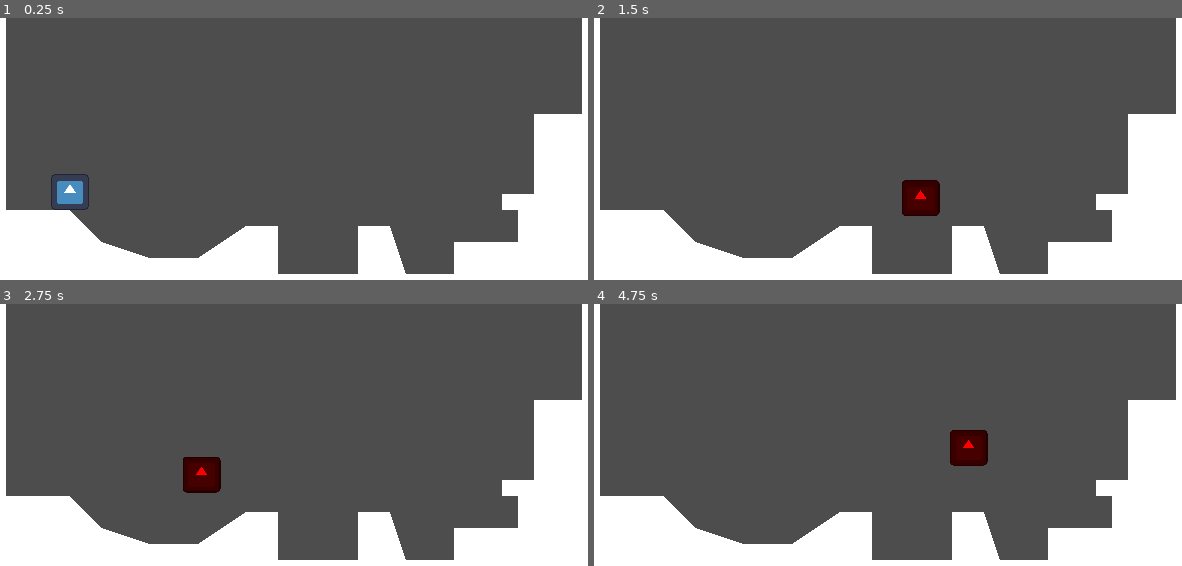
Above: before the commit, frames 1-4 (two rows, left to right).
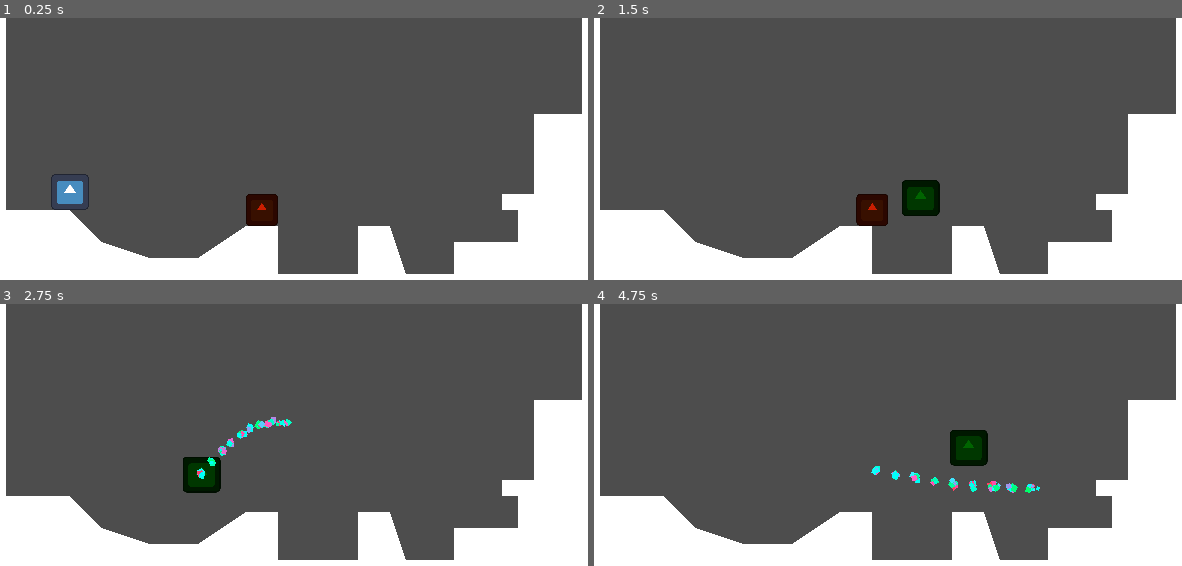
Above: after the commit, the same moments.

Repository: elderaka/internpro
Game: Godot game, scene res://World/test_world.tscn
Two runs of this game, one before a commit and one after it. Both use one fixed random seed, a clock stepped at 60 frames per second and the inputs below. The engine's default icon, where the game draws it, is replaced by a stand-in: a white triangle on a blue panel in a dark square.
Inputs (mouse positions are in pixels of both pictures, inside the frame that each line leads up to):
- Up to frame 1 (0.25 s): no input
- Up to frame 2 (1.5 s): tap Enter (ui_accept) at 0.5, 0.77, 0.8, 1.07, 1.35 s; move the mouse to (1011, 180) at 0.52 s; press the mouse at (1011, 180) at 0.53 s; hold Right (ui_right) from 0.53 s (still down); move the mouse to (746, 217) at 1.27 s; release the mouse at (746, 217) at 1.28 s
- Up to frame 3 (2.75 s): tap Enter (ui_accept) at 1.52, 1.82, 2.3 s; click (152, 503) at 1.55 s; move the mouse to (341, 403) at 2.02 s; release Right (ui_right) at 2.03 s; press the mouse at (341, 403) at 2.03 s; hold Left (ui_left) from 2.03 s (still down)
- Up to frame 4 (4.75 s): move the mouse to (840, 555) at 2.77 s; release Left (ui_left) at 2.78 s; release the mouse at (840, 555) at 2.78 s; hold Right (ui_right) 2.78-4.28 s; click (840, 555) at 2.85 s; tap Enter (ui_accept) at 3.02, 3.32, 3.6, 3.77, 4.07, 4.52 s; move the mouse to (1064, 537) at 3.52 s; move the mouse to (682, 429) at 4.27 s; hold Left (ui_left) from 4.28 s (still down); click (682, 429) at 4.35 s

The runs differ from the first frame. In frame 1, 0.7% of the frame differs, in the area x 41-48%, y 67-80%; in frame 2, 1.5%, in the area x 44-59%, y 61-80%; in frame 3, 1.2%; in frame 4, 1.3%.
Error after the commit: Invalid assignment of property or key 'transform' with value of type 'Transform2D' on a base object of type 'null instance'. (res://World/Player/player.gd:85)

Commit message:
Enemies
Added simple enemies and projectile to test how shooting works. Not that polished or great but doable.

Diff:
--- /dev/null
+++ b/World/DefaultPlayerMovement.tres
@@ -0,0 +1,12 @@
+[gd_resource type="Resource" script_class="PlayerMovementData" load_steps=2 format=3 uid="uid://daqddfix00vyf"]
+
+[ext_resource type="Script" path="res://World/PlayerMovementData.gd" id="1_c05sj"]
+
+[resource]
+script = ExtResource("1_c05sj")
+speed = 150.0
+acceleration = 800.0
+friction = 1000.0
+jump_velocity = -300.0
+gravity_scale = 1.0
+air_resistance = 200.0
--- /dev/null
+++ b/World/Enemy1Movement.tres
@@ -0,0 +1,10 @@
+[gd_resource type="Resource" script_class="EnemyMovementData" load_steps=2 format=3 uid="uid://dn5lp3g6jhokp"]
+
+[ext_resource type="Script" path="res://World/EnemyMovementData.gd" id="1_n0xaq"]
+
+[resource]
+script = ExtResource("1_n0xaq")
+speed = 75.0
+acceleration = 1000.0
+friction = 1000.0
+gravity_scale = 1.0
--- /dev/null
+++ b/World/EnemyMovementData.gd
@@ -0,0 +1,7 @@
+class_name EnemyMovementData
+extends Resource
+
+@export var speed = 150.0
+@export var acceleration = 800.0
+@export var friction = 1000.0
+@export var gravity_scale = 1.0
--- a/World/Player/player.gd
+++ b/World/Player/player.gd
@@ -1,15 +1,18 @@
 extends CharacterBody2D
 
 
-const SPEED = 150.0
-const ACCELERATION = 800.0
-const FRICTION = 1000.0
-const JUMP_VELOCITY = -300.0
+@export var movement_data : PlayerMovementData
+@export var Bullet : PackedScene
 
 # Get the gravity from the project settings to be synced with RigidBody nodes.
 var gravity = ProjectSettings.get_setting("physics/2d/default_gravity")
 @onready var timer = $Timer
 @onready var sprite_2d = $Sprite2D
+@onready var hold = $Hold
+@onready var muzzle = $Marker2D/Muzzle
+@onready var marker_2d = $Marker2D
+
+var aiming = false
 
 
 func _physics_process(delta):
@@ -18,6 +21,7 @@
 	var direction = Input.get_axis("ui_left", "ui_right")
 	handle_acceleration(direction, delta)
 	apply_friction(direction, delta)
+	apply_air_resistance(direction, delta)
 	update_sprite(direction)
 	var was_on_floor = is_on_floor()
 	move_and_slide()
@@ -25,25 +29,41 @@
 	if just_left_ledge:
 		timer.start()
 
+	marker_2d.look_at(get_global_mouse_position())
+
+	if Input.is_action_pressed("Shoot"):
+		if not aiming:
+			spawnBullet()
+			aiming = true
+		else:
+			aim()
+	elif Input.is_action_just_released("Shoot"):
+		shoot()
+		aiming = false
+
 func apply_gravity(delta):
 	if not is_on_floor():
-		velocity.y += gravity * delta
+		velocity.y += gravity * movement_data.gravity_scale * delta
 
 func handle_jump():
 	if is_on_floor() or timer.time_left:
 		if Input.is_action_just_pressed("ui_accept"):
-			velocity.y = JUMP_VELOCITY
+			velocity.y = movement_data.jump_velocity
 	if not is_on_floor():
-		if Input.is_action_just_released("ui_accept") and velocity.y < JUMP_VELOCITY / 2:
-			velocity.y = JUMP_VELOCITY / 2
+		if Input.is_action_just_released("ui_accept") and velocity.y < movement_data.jump_velocity / 2:
+			velocity.y = movement_data.jump_velocity / 2
 
 func handle_acceleration(direction, delta):
 	if direction != 0 :
-		velocity.x = move_toward(velocity.x, SPEED * direction, ACCELERATION * delta)
+		velocity.x = move_toward(velocity.x, movement_data.speed * direction, movement_data.acceleration * delta)
 
 func apply_friction(direction, delta):
-	if direction == 0:
-		velocity.x = move_toward(velocity.x, 0, FRICTION * delta)
+	if direction == 0 and is_on_floor():
+		velocity.x = move_toward(velocity.x, 0, movement_data.friction * delta)
+
+func apply_air_resistance(direction, delta):
+	if direction == 0 and not is_on_floor():
+		velocity.x = move_toward(velocity.x, 0, movement_data.air_resistance * delta)
 
 func update_sprite(direction):
 	if direction != 0:
@@ -52,4 +72,22 @@
 		sprite_2d.self_modulate = Color.WHITE
 
 	if not is_on_floor():
-		sprite_2d.self_modulate = Color.RED
+		sprite_2d.self_modulate = Color.DARK_GREEN
+
+func spawnBullet():
+	var b = Bullet.instantiate()
+	add_child(b)
+	b.transform = marker_2d.transform
+	b.speed = 0
+
+func aim():
+	var b = $Projectile
+	b.transform = marker_2d.transform
+
+func shoot():
+	var b = $Projectile
+	remove_child(b)
+	owner.add_child(b)
+	b.speed = 300
+	b.transform = marker_2d.transform
+	b.global_position = muzzle.global_position
--- a/World/Player/player.tscn
+++ b/World/Player/player.tscn
@@ -1,15 +1,21 @@
-[gd_scene load_steps=4 format=3 uid="uid://q5yetob6f52p"]
+[gd_scene load_steps=6 format=3 uid="uid://q5yetob6f52p"]
 
 [ext_resource type="Script" path="res://World/Player/player.gd" id="1_aa5cq"]
 [ext_resource type="Texture2D" uid="uid://88t1elds7jx0" path="res://icon.svg" id="1_jalrq"]
+[ext_resource type="Resource" uid="uid://daqddfix00vyf" path="res://World/DefaultPlayerMovement.tres" id="2_davsx"]
+[ext_resource type="PackedScene" uid="uid://tq84lvm16ah1" path="res://World/Player/projectile.tscn" id="3_8c6n1"]
 
 [sub_resource type="RectangleShape2D" id="RectangleShape2D_ekmf4"]
 size = Vector2(18, 18)
 
 [node name="Player" type="CharacterBody2D"]
+position = Vector2(0, -8)
+collision_layer = 2
 floor_constant_speed = true
 floor_snap_length = 3.0
 script = ExtResource("1_aa5cq")
+movement_data = ExtResource("2_davsx")
+Bullet = ExtResource("3_8c6n1")
 
 [node name="Sprite2D" type="Sprite2D" parent="."]
 position = Vector2(1.19209e-07, 0)
@@ -17,9 +23,16 @@
 texture = ExtResource("1_jalrq")
 
 [node name="CollisionShape2D" type="CollisionShape2D" parent="."]
-visible = false
 shape = SubResource("RectangleShape2D_ekmf4")
 
 [node name="Timer" type="Timer" parent="."]
 wait_time = 0.1
 one_shot = true
+
+[node name="Marker2D" type="Marker2D" parent="."]
+
+[node name="Muzzle" type="Marker2D" parent="Marker2D"]
+position = Vector2(8, 0)
+
+[node name="Hold" type="Timer" parent="."]
+one_shot = true
--- /dev/null
+++ b/World/Player/projectile.tscn
@@ -0,0 +1,42 @@
+[gd_scene load_steps=4 format=3 uid="uid://tq84lvm16ah1"]
+
+[ext_resource type="Script" path="res://World/Projectile.gd" id="1_gh70u"]
+
+[sub_resource type="CircleShape2D" id="CircleShape2D_gtdhu"]
+radius = 5.0
+
+[sub_resource type="ParticleProcessMaterial" id="ParticleProcessMaterial_fhtfi"]
+emission_shape = 1
+emission_sphere_radius = 2.0
+particle_flag_disable_z = true
+spread = 99.95
+gravity = Vector3(0, -90, 0)
+orbit_velocity_min = 0.0
+orbit_velocity_max = 0.0
+linear_accel_min = 77.89
+linear_accel_max = 77.89
+radial_accel_min = -55.51
+radial_accel_max = 41.33
+angle_min = -181.9
+angle_max = 469.1
+scale_max = 3.0
+color = Color(0.141176, 1, 1, 1)
+hue_variation_min = -0.21
+hue_variation_max = 0.23
+
+[node name="Projectile" type="Area2D"]
+collision_layer = 8
+collision_mask = 5
+script = ExtResource("1_gh70u")
+metadata/_edit_group_ = true
+
+[node name="CollisionShape2D" type="CollisionShape2D" parent="."]
+shape = SubResource("CircleShape2D_gtdhu")
+
+[node name="GPUParticles2D" type="GPUParticles2D" parent="."]
+amount = 100
+process_material = SubResource("ParticleProcessMaterial_fhtfi")
+lifetime = 0.3
+trail_lifetime = 0.1
+
+[connection signal="body_entered" from="." to="." method="_on_body_entered"]
--- /dev/null
+++ b/World/PlayerMovementData.gd
@@ -0,0 +1,9 @@
+class_name  PlayerMovementData
+extends Resource
+
+@export var speed = 150.0
+@export var acceleration = 800.0
+@export var friction = 1000.0
+@export var jump_velocity = -300.0
+@export var gravity_scale = 1.0
+@export var air_resistance = 200.0
--- /dev/null
+++ b/World/Projectile.gd
@@ -0,0 +1,10 @@
+extends Area2D
+
+@export var speed = 300
+
+func _physics_process(delta):
+	position += transform.x * speed * delta
+
+
+func _on_body_entered(body):
+	queue_free()
--- /dev/null
+++ b/World/enemy.gd
@@ -0,0 +1,34 @@
+extends CharacterBody2D
+
+@export var movement_data : EnemyMovementData
+
+var gravity = ProjectSettings.get_setting("physics/2d/default_gravity")
+var player_chase = false
+var player = null
+var direction = Vector2.RIGHT
+
+func _physics_process(delta):
+	if player_chase:
+		direction = position.direction_to(player.position)
+		velocity.x = move_toward(velocity.x, direction.x * movement_data.speed, movement_data.acceleration * delta)
+
+	if not player_chase:
+		velocity.x = move_toward(velocity.x, 0, movement_data.friction * delta)
+
+	if not is_on_floor():
+		velocity.y += gravity * movement_data.gravity_scale * delta
+
+	move_and_slide()
+
+func _on_detection_area_body_entered(body):
+	player = body
+	player_chase = true
+
+
+
+func _on_detection_area_body_exited(body):
+	player = null
+	player_chase = false
+
+func _on_hitbox_area_entered(area):
+	queue_free()
--- /dev/null
+++ b/World/enemy.tscn
@@ -0,0 +1,47 @@
+[gd_scene load_steps=7 format=3 uid="uid://coq5irywuydad"]
+
+[ext_resource type="Script" path="res://World/enemy.gd" id="1_8k0rg"]
+[ext_resource type="Texture2D" uid="uid://88t1elds7jx0" path="res://icon.svg" id="1_na5f3"]
+[ext_resource type="Resource" uid="uid://dn5lp3g6jhokp" path="res://World/Enemy1Movement.tres" id="2_2741o"]
+
+[sub_resource type="RectangleShape2D" id="RectangleShape2D_j7iwr"]
+size = Vector2(16, 16)
+
+[sub_resource type="CircleShape2D" id="CircleShape2D_603yt"]
+radius = 56.0
+
+[sub_resource type="RectangleShape2D" id="RectangleShape2D_pxq50"]
+size = Vector2(16, 16)
+
+[node name="Enemy" type="CharacterBody2D"]
+position = Vector2(0, -8)
+collision_layer = 4
+collision_mask = 3
+script = ExtResource("1_8k0rg")
+movement_data = ExtResource("2_2741o")
+
+[node name="Sprite2D" type="Sprite2D" parent="."]
+modulate = Color(0.792157, 0.117647, 0, 1)
+scale = Vector2(0.125, 0.125)
+texture = ExtResource("1_na5f3")
+
+[node name="CollisionShape2D" type="CollisionShape2D" parent="."]
+shape = SubResource("RectangleShape2D_j7iwr")
+
+[node name="DetectionArea" type="Area2D" parent="."]
+collision_layer = 0
+collision_mask = 2
+
+[node name="CollisionShape2D" type="CollisionShape2D" parent="DetectionArea"]
+shape = SubResource("CircleShape2D_603yt")
+
+[node name="Hitbox" type="Area2D" parent="."]
+collision_layer = 4
+collision_mask = 8
+
+[node name="CollisionShape2D" type="CollisionShape2D" parent="Hitbox"]
+shape = SubResource("RectangleShape2D_pxq50")
+
+[connection signal="body_entered" from="DetectionArea" to="." method="_on_detection_area_body_entered"]
+[connection signal="body_exited" from="DetectionArea" to="." method="_on_detection_area_body_exited"]
+[connection signal="area_entered" from="Hitbox" to="." method="_on_hitbox_area_entered"]
--- a/World/test_world.tscn
+++ b/World/test_world.tscn
@@ -1,12 +1,14 @@
-[gd_scene load_steps=3 format=3 uid="uid://bs1vdebgntdoo"]
+[gd_scene load_steps=4 format=3 uid="uid://bs1vdebgntdoo"]
 
 [ext_resource type="Script" path="res://World/test_world.gd" id="1_27wdy"]
 [ext_resource type="PackedScene" uid="uid://q5yetob6f52p" path="res://World/Player/player.tscn" id="2_411yv"]
+[ext_resource type="PackedScene" uid="uid://coq5irywuydad" path="res://World/enemy.tscn" id="3_ihor0"]
 
 [node name="TestWorld" type="Node2D"]
 script = ExtResource("1_27wdy")
 
 [node name="StaticBody2D" type="StaticBody2D" parent="."]
+collision_mask = 0
 
 [node name="CollisionPolygon2D" type="CollisionPolygon2D" parent="StaticBody2D"]
 polygon = PackedVector2Array(0, 0, 24, 0, 24, 96, 56, 96, 72, 112, 96, 120, 120, 120, 144, 104, 160, 104, 160, 128, 200, 128, 200, 104, 216, 104, 224, 128, 248, 128, 248, 112, 264, 112, 280, 112, 280, 96, 272, 96, 272, 88, 288, 88, 288, 48, 312, 48, 312, 0, 320, 0, 320, 184, 0, 184)
@@ -15,3 +17,6 @@
 
 [node name="Player" parent="." instance=ExtResource("2_411yv")]
 position = Vector2(56, 64)
+
+[node name="Enemy" parent="." instance=ExtResource("3_ihor0")]
+position = Vector2(152, 88)
--- a/project.godot
+++ b/project.godot
@@ -53,6 +53,18 @@
 , Object(InputEventKey,"resource_local_to_scene":false,"resource_name":"","device":-1,"window_id":0,"alt_pressed":false,"shift_pressed":false,"ctrl_pressed":false,"meta_pressed":false,"pressed":false,"keycode":83,"physical_keycode":0,"key_label":0,"unicode":115,"echo":false,"script":null)
 ]
 }
+Shoot={
+"deadzone": 0.5,
+"events": [Object(InputEventMouseButton,"resource_local_to_scene":false,"resource_name":"","device":-1,"window_id":0,"alt_pressed":false,"shift_pressed":false,"ctrl_pressed":false,"meta_pressed":false,"button_mask":0,"position":Vector2(0, 0),"global_position":Vector2(0, 0),"factor":1.0,"button_index":1,"pressed":false,"double_click":false,"script":null)
+]
+}
+
+[layer_names]
+
+2d_physics/layer_1="World"
+2d_physics/layer_2="Player"
+2d_physics/layer_3="Enemy"
+2d_physics/layer_4="Projectile"
 
 [rendering]
 
